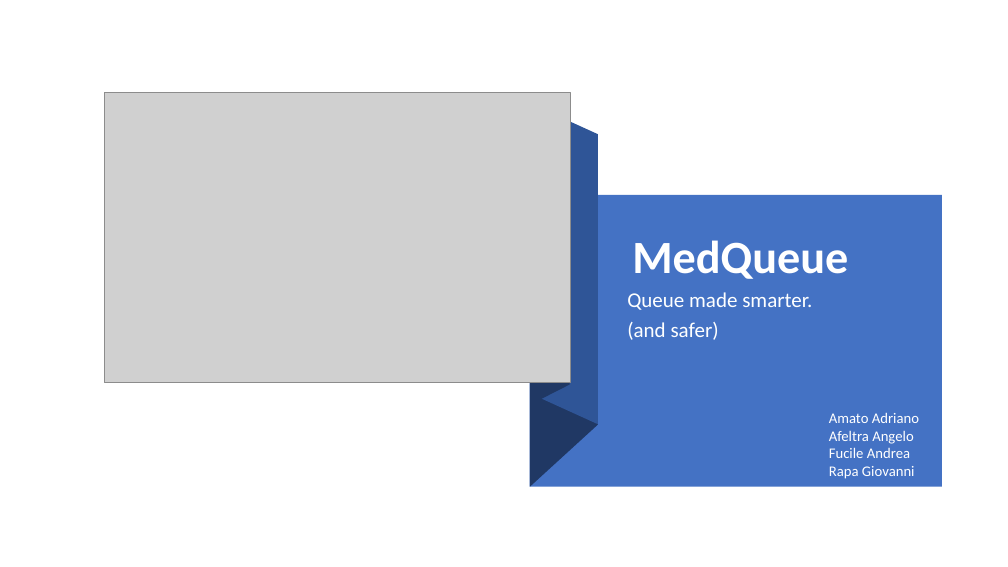
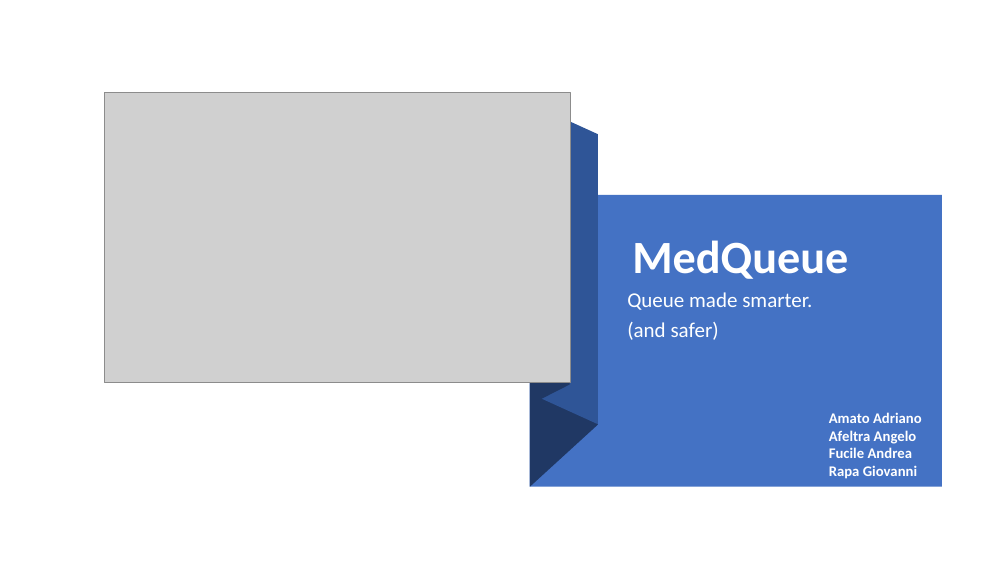
Before and after one commit to Givaa/MedQueue, a slide deck: slide 1 of This is my PP/Presentazione 06-12-2020.pptx. Drawn at 1008x567 pixels with LibreOffice and Linux fonts; fonts in the diff are those of the drawing; grey boxes stand for pictures. Boxes give left, top, right and bottom in pixels: in the first picture for what was removed or moved away, otherwise in the second. Text is boxed around its words. In the diff, an @@ line names an element or a change of style, - is before the commit and + after.

```diff
--- a/This is my PP/Presentazione 06-12-2020.pptx
+++ b/This is my PP/Presentazione 06-12-2020.pptx
@@ text "Amato Adriano" at box(829, 412, 922, 479): bold on @@
```
Also in this commit, not shown: 2 other slides changed, 14 slides added, 2 other files.
